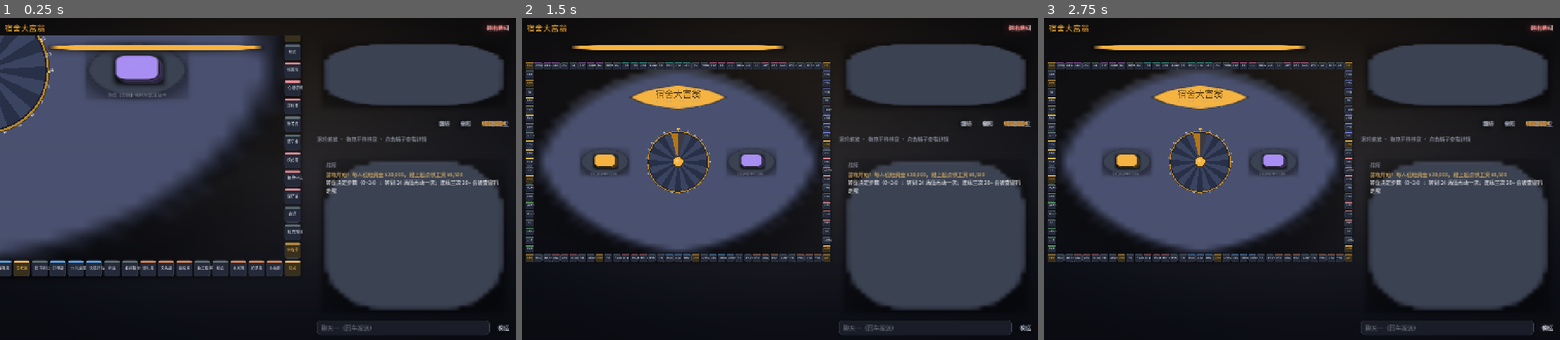
Above: before the commit, frames 1-3 (left to right).
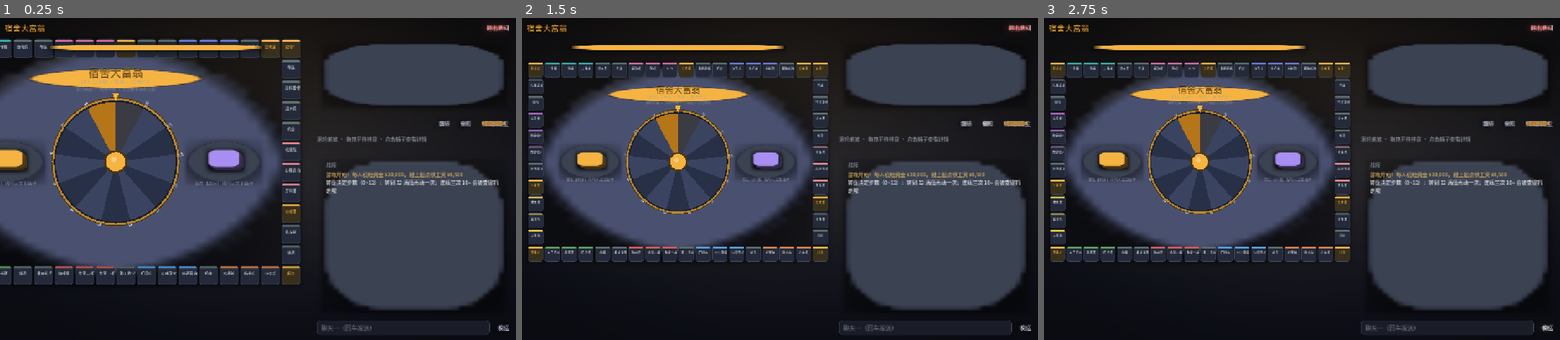
Above: after the commit, the same moments.

Repository: Lousync/dorm-monopoly
Game: Godot game, scene res://scenes/game.tscn
Same seed, same stepped clock (60 frames per second), same inputs: the game is played once before the commit and once after it. This scene is started directly instead of the project's main scene.
Inputs:
- Up to frame 1 (0.25 s): no input
- Up to frame 2 (1.5 s): click "跟随" at 0.5 s; click "全图" at 1.25 s
- Up to frame 3 (2.75 s): click "发送" at 2 s

The runs differ from the first frame. In frame 1, 28% of the frame differs, in the area x 0-90%, y 5-83%; in frame 2, 12%; in frame 3, 12%.
Error in both runs: Out of bounds get index '0' (on base: 'Array') (res://scripts/game.gd:689)

Commit message:
棋盘 112 格减半到 56 格（18×12），转盘改 0~12
- 地图减半解决「不容易踩到别人地产、流程被拉长」的问题：
  56 格环线（18×12），10 组各 3 块地产（30 块），机会/命运 8、缴费 4、
  兼职奖励 6、休息 4 + 四角；角格 0/17/28/45，宿委会 17
- 转盘 25 格改 13 格（0~12），规则映射同步：转到 12 满值再动一次、
  连续三次 10+ 被查寝带走、0 原地待命；平均步数 6，与旧双骰子节奏接近
- BoardView：TILE 56→64 补偿格子减少，尺寸改由 GameData.BOARD_COLS/ROWS
  驱动（棋盘维度只改一处）；内区紧凑化——转盘 340 居中、双牌堆 280×180
  分列两侧、水印 600×108 上置；抽卡展示位钳制在棋盘世界内
- 格子描述文案改动态生成（维度/格数自动同步）；README/主菜单副标题更新
- 回归：规则单测（56 格结构/角格自适应/路径闭合）、3 轮联机（点数 0~12
  含边界 0 与 12）、2 轮快速结算，全部通过

Diff:
--- a/scripts/board_view.gd
+++ b/scripts/board_view.gd
@@ -1,15 +1,13 @@
 extends Control
 class_name BoardView
-## 112 格（35×23 外圈）大棋盘：世界坐标渲染，滚轮缩放 / 拖拽平移 / 自动跟随行动棋子。
+## 56 格（18×12 外圈）棋盘：世界坐标渲染，滚轮缩放 / 拖拽平移 / 自动跟随行动棋子。
 ## 表现细节：跳格小跳+挤压、归属描边与底色渐变、装修星级弹跳、悬停高亮、
 ## 当前行动者脉冲光环、传送淡入淡出。
 
 signal tile_clicked(idx: int)
 
-const TILE := 56.0
-const COLS := 35
-const ROWS := 23
-const WORLD := Vector2(COLS, ROWS) * TILE   # (1960, 1288)
+const TILE := 64.0
+static var WORLD := Vector2(GameData.BOARD_COLS, GameData.BOARD_ROWS) * TILE  # 18×12 → (1152, 768)
 const GAP := 3.0
 const MIN_ZOOM := 0.2
 const MAX_ZOOM := 1.25
@@ -93,7 +91,7 @@
 	var w := _world_from_view(view_pos)
 	var col := int(floor(w.x / TILE))
 	var row := int(floor(w.y / TILE))
-	if col < 0 or col >= COLS or row < 0 or row >= ROWS:
+	if col < 0 or col >= GameData.BOARD_COLS or row < 0 or row >= GameData.BOARD_ROWS:
 		return -1
 	return grid_to_index(col, row)
 
@@ -166,44 +164,45 @@
 func _build_interior() -> void:
 	var c := WORLD * 0.5
 	var p := Panel.new()
-	p.position = Vector2(c.x - 360, 118)
-	p.size = Vector2(720, 224)
+	p.position = Vector2(c.x - 300, 72)
+	p.size = Vector2(600, 108)
 	p.mouse_filter = Control.MOUSE_FILTER_IGNORE
-	p.add_theme_stylebox_override("panel", UIKit.card_stylebox(Color(0.10, 0.11, 0.16, 0.62), 26,
+	p.add_theme_stylebox_override("panel", UIKit.card_stylebox(Color(0.10, 0.11, 0.16, 0.62), 20,
 		Color(UIKit.ACCENT.r, UIKit.ACCENT.g, UIKit.ACCENT.b, 0.22), 1))
 	_world.add_child(p)
 
-	var title := UIKit.title_label("宿舍大富翁", 58, Color(UIKit.ACCENT.r, UIKit.ACCENT.g, UIKit.ACCENT.b, 0.34), 0)
-	title.position = Vector2(0, 40)
-	title.size = Vector2(720, 76)
+	var title := UIKit.title_label("宿舍大富翁", 34, Color(UIKit.ACCENT.r, UIKit.ACCENT.g, UIKit.ACCENT.b, 0.34), 0)
+	title.position = Vector2(0, 6)
+	title.size = Vector2(600, 46)
 	title.horizontal_alignment = HORIZONTAL_ALIGNMENT_CENTER
 	title.mouse_filter = Control.MOUSE_FILTER_IGNORE
 	p.add_child(title)
 
-	var sub := UIKit.label("35 × 23 环线 · 112 格 · 10 大产业", 18, Color(UIKit.TEXT_DIM.r, UIKit.TEXT_DIM.g, UIKit.TEXT_DIM.b, 0.75))
-	sub.position = Vector2(0, 124)
-	sub.size = Vector2(720, 28)
+	var sub := UIKit.label("%d × %d 环线 · %d 格 · 10 大产业" % [GameData.BOARD_COLS, GameData.BOARD_ROWS, GameData.TILES.size()],
+		14, Color(UIKit.TEXT_DIM.r, UIKit.TEXT_DIM.g, UIKit.TEXT_DIM.b, 0.75))
+	sub.position = Vector2(0, 52)
+	sub.size = Vector2(600, 20)
 	sub.horizontal_alignment = HORIZONTAL_ALIGNMENT_CENTER
 	sub.mouse_filter = Control.MOUSE_FILTER_IGNORE
 	p.add_child(sub)
 
-	var hint := UIKit.label("滚轮缩放 · 拖拽平移 · 点击格子查看详情", 15, Color(UIKit.TEXT_DIM.r, UIKit.TEXT_DIM.g, UIKit.TEXT_DIM.b, 0.55))
-	hint.position = Vector2(0, 160)
-	hint.size = Vector2(720, 24)
+	var hint := UIKit.label("滚轮缩放 · 拖拽平移 · 点击格子查看详情", 13, Color(UIKit.TEXT_DIM.r, UIKit.TEXT_DIM.g, UIKit.TEXT_DIM.b, 0.55))
+	hint.position = Vector2(0, 76)
+	hint.size = Vector2(600, 20)
 	hint.horizontal_alignment = HORIZONTAL_ALIGNMENT_CENTER
 	hint.mouse_filter = Control.MOUSE_FILTER_IGNORE
 	p.add_child(hint)
 
-	_build_deck("机会", Vector2(c.x - 470, c.y), UIKit.ACCENT)
-	_build_deck("命运", Vector2(c.x + 470, c.y), Color(0.66, 0.56, 0.95))
+	_build_deck("机会", Vector2(c.x - 336, c.y), UIKit.ACCENT)
+	_build_deck("命运", Vector2(c.x + 336, c.y), Color(0.66, 0.56, 0.95))
 	_build_wheel(c)
 
 ## 一个牌堆：区域底板 + 三层错位卡背 + 牌名 + 小字说明
 func _build_deck(dname: String, center: Vector2, accent: Color) -> void:
 	_deck_pos[dname] = center
 	var zone := Panel.new()
-	zone.position = center - Vector2(180, 110)
-	zone.size = Vector2(360, 220)
+	zone.position = center - Vector2(140, 90)
+	zone.size = Vector2(280, 180)
 	zone.mouse_filter = Control.MOUSE_FILTER_IGNORE
 	zone.add_theme_stylebox_override("panel", UIKit.card_stylebox(Color(0.095, 0.105, 0.15, 0.62), 20,
 		Color(UIKit.BORDER.r, UIKit.BORDER.g, UIKit.BORDER.b, 0.8), 1, 4))
@@ -211,8 +210,8 @@
 
 	for i in 3:
 		var card := Panel.new()
-		card.position = center - Vector2(85, 62) + Vector2(6, 6) * float(2 - i)
-		card.size = Vector2(170, 108)
+		card.position = center - Vector2(66, 52) + Vector2(5, 5) * float(2 - i)
+		card.size = Vector2(132, 84)
 		card.mouse_filter = Control.MOUSE_FILTER_IGNORE
 		var deep := accent.darkened(0.42) if i < 2 else accent
 		card.add_theme_stylebox_override("panel", UIKit.card_stylebox(
@@ -220,9 +219,9 @@
 			10, deep, 2 if i == 2 else 1, 3))
 		_world.add_child(card)
 
-	var t := UIKit.label(dname, 34, accent)
-	t.position = center - Vector2(85, 50)
-	t.size = Vector2(170, 50)
+	var t := UIKit.label(dname, 28, accent)
+	t.position = center - Vector2(66, 42)
+	t.size = Vector2(132, 42)
 	t.horizontal_alignment = HORIZONTAL_ALIGNMENT_CENTER
 	t.vertical_alignment = VERTICAL_ALIGNMENT_CENTER
 	t.mouse_filter = Control.MOUSE_FILTER_IGNORE
@@ -230,8 +229,8 @@
 
 	var cap := UIKit.label("落在【%s】格时从这里抽卡" % dname, 14,
 		Color(UIKit.TEXT_DIM.r, UIKit.TEXT_DIM.g, UIKit.TEXT_DIM.b, 0.7))
-	cap.position = center - Vector2(170, -66)
-	cap.size = Vector2(340, 22)
+	cap.position = center - Vector2(132, -56)
+	cap.size = Vector2(264, 20)
 	cap.horizontal_alignment = HORIZONTAL_ALIGNMENT_CENTER
 	cap.mouse_filter = Control.MOUSE_FILTER_IGNORE
 	_world.add_child(cap)
@@ -239,7 +238,7 @@
 ## 中央转盘：点数来源，掷点时镜头对准它
 func _build_wheel(center: Vector2) -> void:
 	_wheel = WheelView.new()
-	_wheel.size = Vector2(400, 400)
+	_wheel.size = Vector2(340, 340)
 	_wheel.position = center - _wheel.size * 0.5
 	_world.add_child(_wheel)
 
@@ -344,7 +343,8 @@
 	card.pivot_offset = card.size * 0.5
 
 	var start := center - card.size * 0.5 + Vector2(0, 54)
-	var shown := center - card.size * 0.5 - Vector2(0, 166)
+	var shown := center - card.size * 0.5 - Vector2(0, 140)
+	shown.x = clampf(shown.x, 16.0, WORLD.x - card.size.x - 16.0)
 	card.position = start
 	card.modulate.a = 0.0
 	card.scale = Vector2(0.5, 0.5)
@@ -397,7 +397,7 @@
 func _visible_rect() -> Rect2:
 	return Rect2(0, 0, size.x - overlay_right, size.y - overlay_bottom)
 
-## 全图概览（把 112 格整块塞进可视区域）
+## 全图概览（把整块棋盘塞进可视区域）
 func fit_overview() -> void:
 	auto_follow = false
 	_follow_peer = -1
--- a/scripts/game.gd
+++ b/scripts/game.gd
@@ -2,7 +2,7 @@
 ## 对局场景。房主是权威服务器：回合推进、掷骰、结算都在房主侧计算，
 ## 通过 s_* RPC 广播状态快照与动画事件；客户端通过 c_* RPC 上报操作。
 ##
-## 表现层：112 格大棋盘（缩放/平移/自动跟随）、横幅与事件卡弹入动画、
+## 表现层：56 格棋盘（缩放/平移/自动跟随）、中央转盘与事件卡抽卡动画、
 ## 金额飘字与滚动、聊天并入战报、结算排名 + 彩带、程序合成音效。
 
 signal roll_received
@@ -254,7 +254,7 @@
 		htiles.append({"owner": GameData.NO_OWNER, "level": 0})
 	_log("游戏开始！每人初始资金 %s，踏上起点领工资 %s" % [
 		GameData.fmt_money(GameData.START_MONEY), GameData.fmt_money(GameData.SALARY)], "#f0c064")
-	_log("转盘决定步数（0~24）：转到 24 满值再动一次；连续三次 20+ 会被查寝抓走哦")
+	_log("转盘决定步数（0~12）：转到 12 满值再动一次；连续三次 10+ 会被查寝抓走哦")
 	await _wait(1.5)
 	_broadcast_state()
 	if at_mode == "host":
@@ -320,7 +320,7 @@
 			return
 		_awaiting_roll = 0
 
-		var roll := randi_range(0, 24)
+		var roll := randi_range(0, 12)
 		if at_mode != "":
 			print("AT roll %s: %d" % [p.name, roll])
 		s_roll.rpc(roll)
@@ -328,11 +328,11 @@
 		if not running:
 			return
 
-		if roll >= 20:
+		if roll >= 10:
 			chain += 1
 			if chain >= 3:
-				_log("%s 连续三次转到 20 点以上，兴奋过度被查寝带走！" % p.name, "#c9a6ff")
-				s_card.rpc("%s 连续三次 20+，被查寝带走！" % p.name, "jail")
+				_log("%s 连续三次转到 10 点以上，兴奋过度被查寝带走！" % p.name, "#c9a6ff")
+				s_card.rpc("%s 连续三次 10+，被查寝带走！" % p.name, "jail")
 				_send_to_jail(p)
 				_broadcast_state()
 				await _wait(1.0)
@@ -358,8 +358,8 @@
 		_broadcast_state()
 		if not running or not bool(p.alive):
 			return
-		if roll == 24:
-			_log("%s 转到 24 满值，奖励再动一次！" % p.name, "#f0c064")
+		if roll == 12:
+			_log("%s 转到 12 满值，奖励再动一次！" % p.name, "#f0c064")
 			await _wait(0.5)
 			continue
 		return
@@ -734,7 +734,7 @@
 	if not is_inside_tree():
 		return
 	if v == 24:
-		Fx.float_text(self, board.wheel_screen_pos() + Vector2(0, -60), "满值 24！再来一次", UIKit.ACCENT, 21)
+		Fx.float_text(self, board.wheel_screen_pos() + Vector2(0, -60), "满值 12！再来一次", UIKit.ACCENT, 21)
 	elif v == 0:
 		Fx.float_text(self, board.wheel_screen_pos() + Vector2(0, -60), "0……转了个寂寞", UIKit.TEXT_DIM, 19)
 
--- a/scripts/game_data.gd
+++ b/scripts/game_data.gd
@@ -1,21 +1,21 @@
 class_name GameData
 ## 棋盘、事件卡与规则数值。
-## 棋盘为 112 格环形（35×23 外圈，四角各一格），由 _build_tiles 确定性生成：
-## 10 组各 6 块地产沿外圈排布，机会/命运/缴费/兼职/休息穿插其间。
+## 棋盘为 56 格环形（18×12 外圈，四角各一格），由 _build_tiles 确定性生成：
+## 10 组各 3 块地产沿外圈排布，机会/命运/缴费/兼职/休息穿插其间。
 
 const MAX_PLAYERS := 4
 const START_MONEY := 20000
 const SALARY := 4500
 const MAX_LEVEL := 3          # 装修等级上限
 static var MAX_ROUNDS := 30   # 回合上限（static 便于自动化测试覆盖）
-const JAIL_TILE := 34         # 宿委会（左下角）
+const JAIL_TILE := 17         # 宿委会（左下角）
 ## 「无主」哨兵值。不能用 -1：机器人 peer id 会从 -1 开始编号，会撞车。
 const NO_OWNER := -100
 const PROMPT_TIMEOUT := 25.0  # 购买/升级等待秒数
 const ROLL_TIMEOUT := 35.0    # 玩家发呆代掷秒数
 
-const BOARD_COLS := 35
-const BOARD_ROWS := 23
+const BOARD_COLS := 18
+const BOARD_ROWS := 12
 
 const PLAYER_COLORS := [
 	Color(0.898, 0.282, 0.302),  # 红
@@ -176,33 +176,33 @@
 static var TILES: Array = _build_tiles()
 
 static func _build_tiles() -> Array:
-	var total := BOARD_COLS * 2 + BOARD_ROWS * 2 - 4  # 112
+	var total := BOARD_COLS * 2 + BOARD_ROWS * 2 - 4  # 56
+	var corners: Array = corner_indices()  # [0, 17, 28, 45]
 	var t := []
 	for i in total:
 		t.append({})
-	t[0] = {"type": "start", "name": "起点"}
-	t[34] = {"type": "jail", "name": "宿委会"}
-	t[56] = {"type": "rest", "name": "卧谈会"}
-	t[90] = {"type": "go_jail", "name": "查寝！"}
-
-	# 每排的起始下标（3 连排）
+	t[corners[0]] = {"type": "start", "name": "起点"}
+	t[corners[1]] = {"type": "jail", "name": "宿委会"}
+	t[corners[2]] = {"type": "rest", "name": "卧谈会"}
+	t[corners[3]] = {"type": "go_jail", "name": "查寝！"}
+
+	# 每组一排 3 连（10 组 = 10 排），沿路径由便宜到贵
 	var runs := [
-		1, 6, 11, 16, 21, 29,        # 底边
-		35, 40, 45, 50,              # 左边
-		57, 62, 67, 72, 77, 83,      # 顶边
-		91, 96, 101, 106,            # 右边
+		1, 5, 9, 14,          # 底边
+		18, 23,               # 左边
+		29, 34, 40,           # 顶边
+		50,                   # 右边
 	]
 	var order := ["daily", "service", "canteen", "study", "sport", "teach", "dorm", "fun", "night", "health"]
 	for g in order.size():
 		var gname: String = order[g]
 		var names: Array = GROUP_TILES[gname]
-		for k in 2:
-			var base: int = runs[g * 2 + k]
-			for j in 3:
-				t[base + j] = {
-					"type": "property", "name": names[k * 3 + j], "group": gname,
-					"price": GROUP_PRICES[gname], "rent": GROUP_RENTS[gname],
-				}
+		var base: int = runs[g]
+		for j in 3:
+			t[base + j] = {
+				"type": "property", "name": names[j], "group": gname,
+				"price": GROUP_PRICES[gname], "rent": GROUP_RENTS[gname],
+			}
 
 	# 剩余格按确定性序列填充：E=机会/命运 F=缴费 B=兼职 R=免费休息
 	var xseq := _x_sequence()
@@ -228,15 +228,15 @@
 			_:
 				t[i] = {"type": "rest", "name": "空教室"}
 		xi += 1
-	if xi != 48:
-		push_error("棋盘铺设错误：剩余格 %d != 48" % xi)
+	if xi != 22:
+		push_error("棋盘铺设错误：剩余格 %d != 22" % xi)
 	return t
 
 static func _x_sequence() -> Array:
-	var a := ["E", "B", "F", "E", "B", "R", "E", "F", "B", "E", "R", "F"]
-	var b1 := ["E", "E", "B", "E", "B", "E", "E", "F", "B", "E", "E", "F"]
-	var b2 := ["E", "B", "E", "E", "B", "R", "E", "F", "B", "E", "F", "R"]
-	return a + a + b1 + b2  # E20 / B12 / F10 / R6，共 48
+	var a := ["E", "B", "F", "E", "R", "B"]
+	var b := ["E", "B", "F", "E", "R", "B"]
+	var c := ["E", "B", "R", "E", "F", "B", "E", "R", "F", "E"]
+	return a + b + c  # E8 / B6 / F4 / R4，共 22
 
 ## 装修升级费用（每级）
 static func upgrade_cost(idx: int) -> int:
--- a/scripts/main_menu.gd
+++ b/scripts/main_menu.gd
@@ -62,7 +62,7 @@
 	icon_r.size_flags_vertical = Control.SIZE_SHRINK_CENTER
 	title_row.add_child(icon_r)
 
-	var sub := UIKit.label("宿舍楼里的财富战争 · 局域网 4 人联机 · IPv6 直连 · 112 格大地图", 14, UIKit.TEXT_DIM)
+	var sub := UIKit.label("宿舍楼里的财富战争 · 局域网 4 人联机 · IPv6 直连 · 56 格地图", 14, UIKit.TEXT_DIM)
 	sub.horizontal_alignment = HORIZONTAL_ALIGNMENT_CENTER
 	root.add_child(sub)
 
--- a/scripts/wheel_view.gd
+++ b/scripts/wheel_view.gd
@@ -1,10 +1,10 @@
 extends Control
 class_name WheelView
-## 赌场风幸运转轮：25 格（0~24），作为移动点数的来源。
+## 赌场风幸运转轮：13 格（0~12），作为移动点数的来源。
 ## 转动用 _process 相位驱动（三次缓出 + 多圈），指针扫过格沿时滴答作响，
 ## 停下后落点格高亮；本项目的持续动画统一手写，不依赖 Tween。
 
-const SEGMENTS := 25
+const SEGMENTS := 13
 const SEG_ANGLE := TAU / SEGMENTS
 ## 旋转总时长（房主结算等待与它保持同步）
 const SPIN_TIME := 2.4
--- a/tests/rules_test.gd
+++ b/tests/rules_test.gd
@@ -77,10 +77,11 @@
 	_check(NetAddrScript.parse_endpoint("[::1", 7777) == [], "坏括号")
 
 func _test_board_shape() -> void:
-	_check(GameData.TILES.size() == 112, "棋盘 112 格（28 的 4 倍）")
-	var corners := {0: "start", 34: "jail", 56: "rest", 90: "go_jail"}
-	for i in corners:
-		_check(GameData.TILES[i].type == corners[i], "角格 %d = %s" % [i, corners[i]])
+	_check(GameData.TILES.size() == 56, "棋盘 56 格（112 的一半）")
+	var cs: Array = GameData.corner_indices()
+	var cnames := ["start", "jail", "rest", "go_jail"]
+	for k in 4:
+		_check(GameData.TILES[cs[k]].type == cnames[k], "角格 %d = %s" % [cs[k], cnames[k]])
 	var props := 0
 	var events := 0
 	var fines := 0
@@ -100,31 +101,31 @@
 				bonus += 1
 			"rest":
 				rests += 1
-	_check(props == 60, "60 块地产")
-	_check(events == 20, "20 个机会/命运格")
-	_check(fines == 10, "10 个缴费格")
-	_check(bonus == 12, "12 个兼职/奖励格")
-	_check(rests == 7, "7 个休息格（6 空教室 + 角上卧谈会）")
-	var all6 := groups.size() == 10
+	_check(props == 30, "30 块地产")
+	_check(events == 8, "8 个机会/命运格")
+	_check(fines == 4, "4 个缴费格")
+	_check(bonus == 6, "6 个兼职/奖励格")
+	_check(rests == 5, "5 个休息格（4 空教室 + 角上卧谈会）")
+	var all3 := groups.size() == 10
 	for g in groups:
-		if groups[g] != 6:
-			all6 = false
-	_check(all6, "10 组各 6 块地产")
+		if groups[g] != 3:
+			all3 = false
+	_check(all3, "10 组各 3 块地产")
 	# 事件卡移动步数合法性
 	for e in GameData.EVENTS:
 		if e.has("move_steps"):
 			_check(int(e.move_steps) != 0, "事件移动步数非零")
 
 func _test_paths() -> void:
-	var steps: Array = GameData.compute_path(110, 3)
-	_check(steps == [111, 0, 1], "普通移动 110→111→0→1")
+	var steps: Array = GameData.compute_path(54, 3)
+	_check(steps == [55, 0, 1], "普通移动 54→55→0→1")
 	var fwd: Array = GameData.compute_path_steps(10, 5)
 	_check(fwd == [11, 12, 13, 14, 15], "事件前进 5 格")
 	var back: Array = GameData.compute_path_steps(10, -3)
 	_check(back == [9, 8, 7], "事件后退 3 格")
 	_check(GameData.compute_path_steps(5, 0).is_empty(), "原地不移动")
 	var wrap: Array = GameData.compute_path_steps(1, -2)
-	_check(wrap == [0, 111], "倒退跨过起点 1→0→111")
+	_check(wrap == [0, 55], "倒退跨过起点 1→0→55")
 	# 每格都能被 grid 坐标还原（棋盘环线无断点）
 	var ok := true
 	for i in GameData.TILES.size():
@@ -132,9 +133,14 @@
 		if GameData.index_at_grid(g.x, g.y) != i:
 			ok = false
 	_check(ok, "112 格环线坐标换算闭合")
-	# 角格坐标核对
+	# 角格坐标核对（右下/左下/左上/右上）
 	var corners2: Array = GameData.corner_indices()
-	var expect := [Vector2i(34, 22), Vector2i(0, 22), Vector2i(0, 0), Vector2i(34, 0)]
+	var expect := [
+		Vector2i(GameData.BOARD_COLS - 1, GameData.BOARD_ROWS - 1),
+		Vector2i(0, GameData.BOARD_ROWS - 1),
+		Vector2i(0, 0),
+		Vector2i(GameData.BOARD_COLS - 1, 0),
+	]
 	var ok2 := corners2.size() == 4
 	for k in mini(corners2.size(), 4):
 		if GameData.grid_of(corners2[k]) != expect[k]:
Binary file added: shots/board56.png
Binary file added: shots/board56_1.png
Binary file added: shots/board56_2.png
Not shown, changed: README.md
